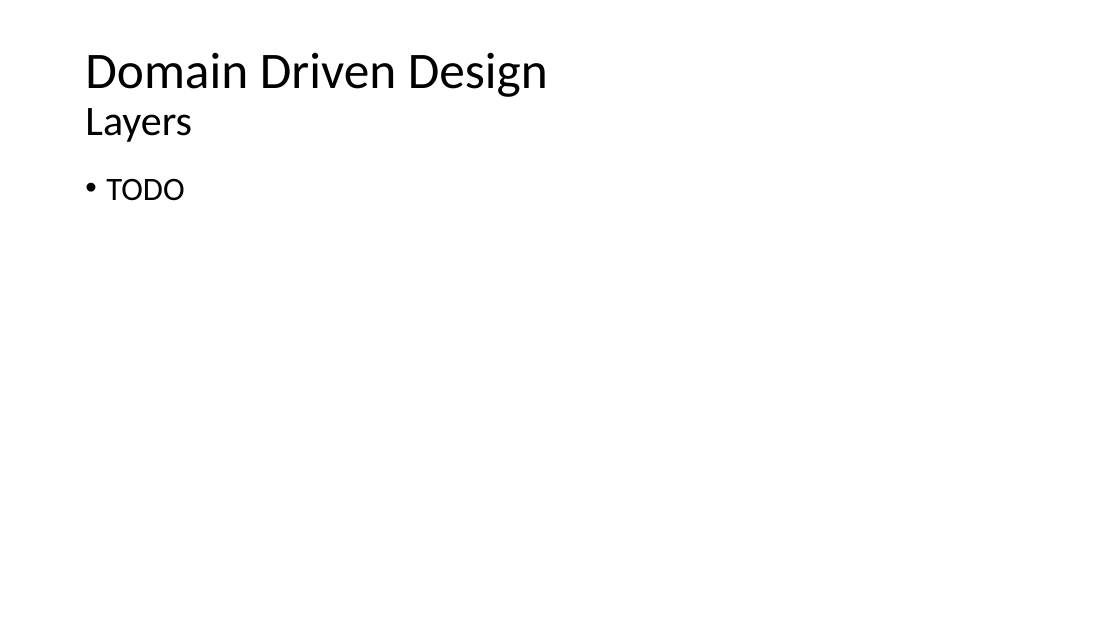
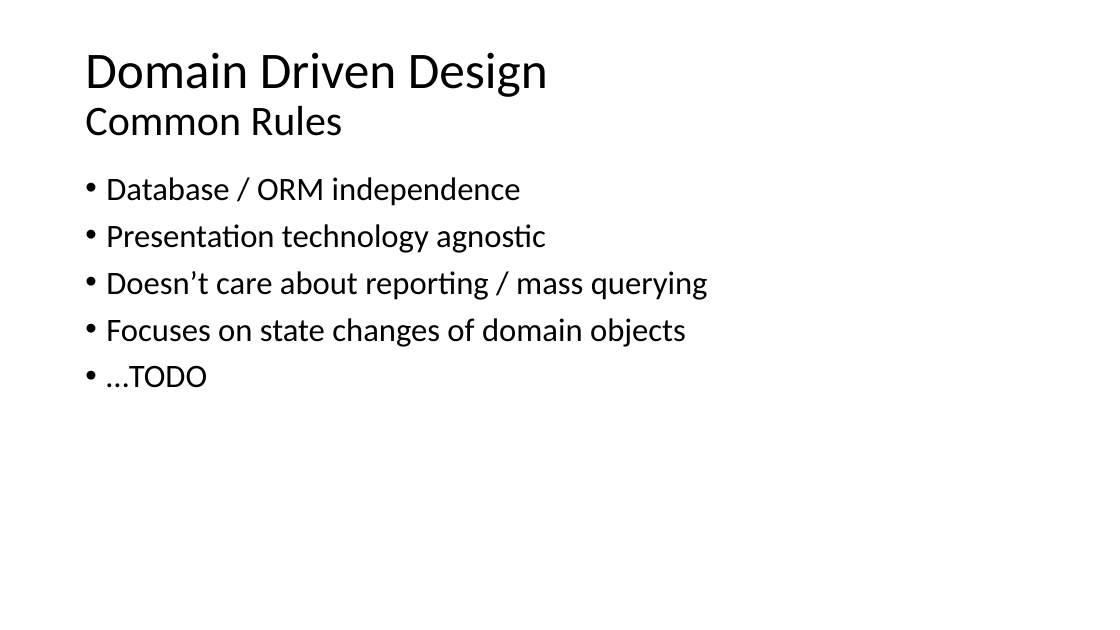
Before and after one commit to hikalkan/presentations, a slide deck: slide 9 of 2019-XX-XX Implementing DDD/Presentation.pptx (slide 6 before the commit). Drawn at 1120x630 pixels with LibreOffice and Linux fonts; fonts in the diff are those of the drawing. Boxes give left, top, right and bottom in pixels: in the first picture for what was removed or moved away, otherwise in the second. Text is boxed around its words. In the diff, an @@ line names an element or a change of style, - is before the commit and + after.

```diff
--- a/2019-XX-XX Implementing DDD/Presentation.pptx
+++ b/2019-XX-XX Implementing DDD/Presentation.pptx
@@ title at [85,52,548,136]: text changed @@
-Domain Driven Design
-Layers
+Domain Driven Design
+Common Rules
@@ text at [106,177,708,388]: text changed @@
-• TODO
+• Database / ORM independence
+• Presentation technology agnostic
+• Doesn’t care about reporting / mass querying
+• Focuses on state changes of domain objects
+• …TODO
```
Also in this commit, not shown: 2 other slides changed, 3 slides added, 2 slides removed.
